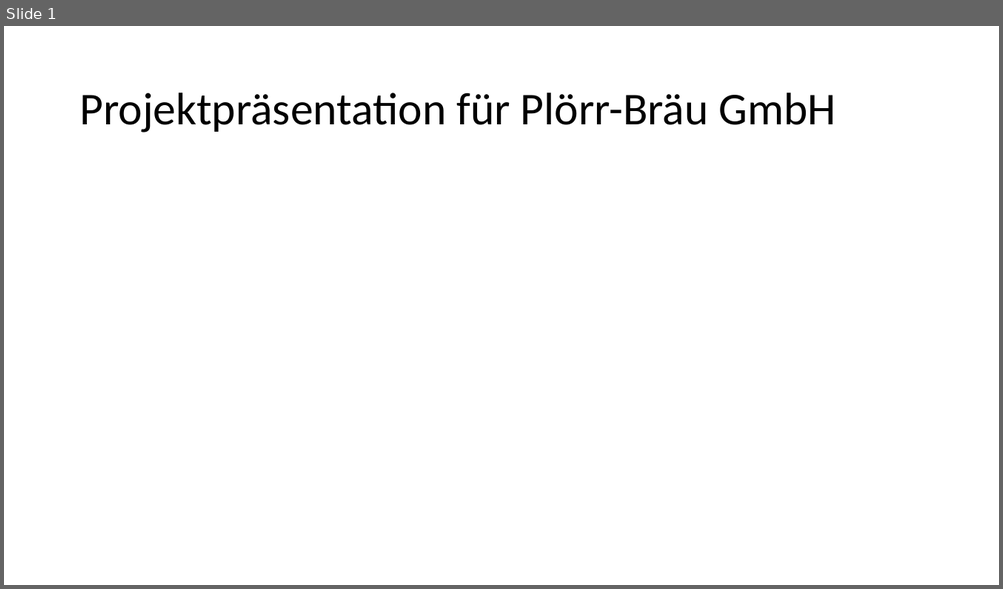
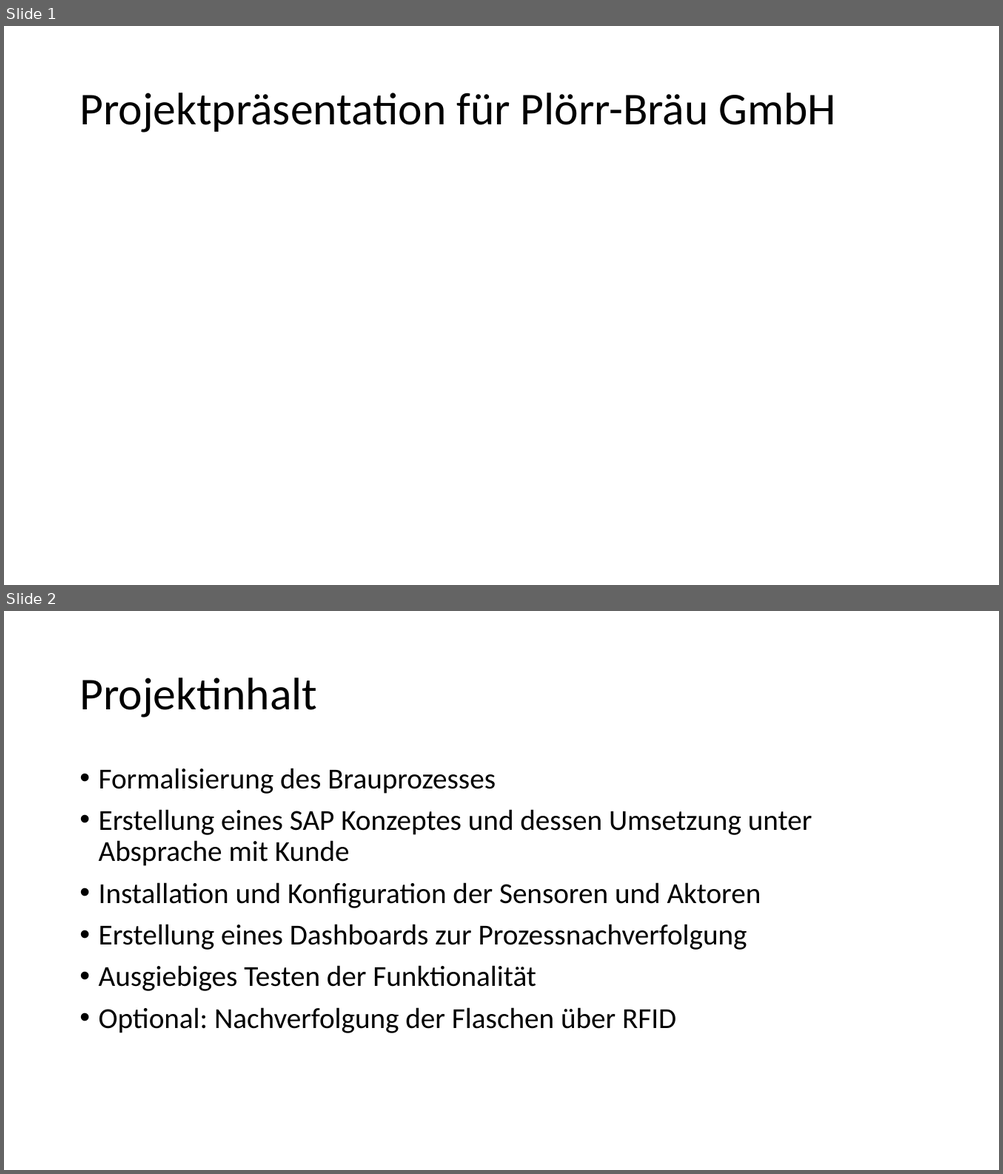
Before and after one commit to albae3333/DigitaleFabrik, a slide deck: Präsentation/Präsentation_Entwurf.pptx. Shown one above the other, each under a label of ours: slide 1 before the commit, slides 1 and 2 after it. The pictures are 1003x589 and 1003x1174 pixels, drawn with LibreOffice and Linux fonts; fonts in the diff are those of the drawing. Boxes give left, top, right and bottom in pixels: in the first picture for what was removed or moved away, otherwise in the second. Text is boxed around its words. In the diff, an @@ line names an element or a change of style, - is before the commit and + after.

```diff
--- a/Präsentation/Präsentation_Entwurf.pptx
+++ b/Präsentation/Präsentation_Entwurf.pptx
@@ slide 2 added at box(4, 611, 999, 1170), background #FFFFFF @@
@@ title added at box(79, 678, 317, 718), 44 pt, text #000000 @@
+Projektinhalt
@@ text added at box(99, 768, 812, 1034), 28 pt, text #000000 @@
+• Formalisierung des Brauprozesses
+• Erstellung eines SAP Konzeptes und dessen Umsetzung unter Absprache mit Kunde
+• Installation und Konfiguration der Sensoren und Aktoren
+• Erstellung eines Dashboards zur Prozessnachverfolgung
+• Ausgiebiges Testen der Funktionalität
+• Optional: Nachverfolgung der Flaschen über RFID
```
Also in this commit, not shown: 1 slide changed, 8 other slides added, 2 slides removed, 3 other files.
